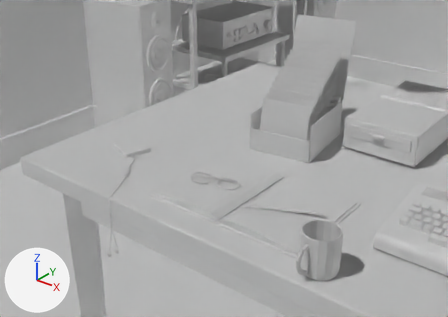
Before and after pictures for a commit that changed the glTF model RC36/scene.glb.
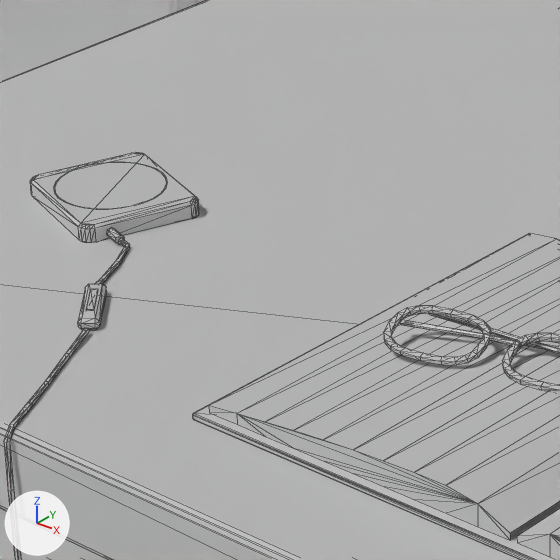
There are two pictures of each version: one from a camera (50 mm lens) standing at (0.207, -4.019, 1.452) and looking at (-0.623, -2.982, 0.809), one close up on the part from 24% to 51% of the width and 33% to 71% of the height. Lighting does not change. The marker at lower left points along +X, +Y and +Z. The older version's two pictures come first. The close-ups show mesh edges as thin lines. Where no turn or scale is listed for an object, it has been applied to the vertices.

Objects in the first close-up: 'cz_table', 'pr_dm603', 'pr_openbook', 'pr_trace'.
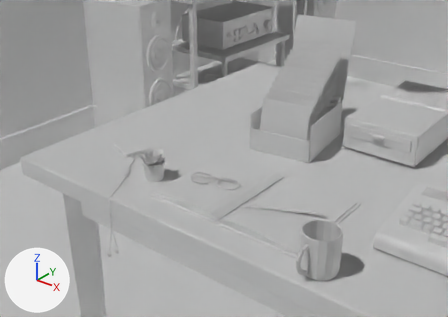
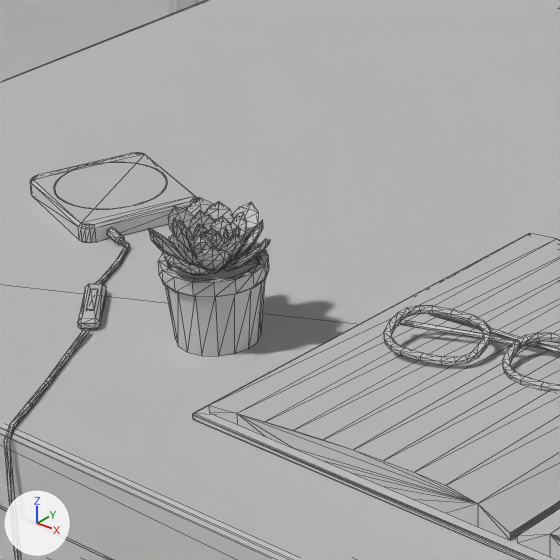
The change in detail:
Mesh me_mesh_45_1 is new.
It has 728 vertices, 1228 faces and spans x -0.0308..0.0332, y -0.0357..0.0304, z 0.0..0.0666.
Object 'pr_succulent' (ob_pr_succulent) is new; it shows me_mesh_45_1.
Its location is (-0.75, -3.09, 0.76).

Boxes (x1, y1, x2, y2) around the edits, measured in the close-ups (560 x 560 px):
'pr_succulent', added
    after: (149, 198, 270, 356)
